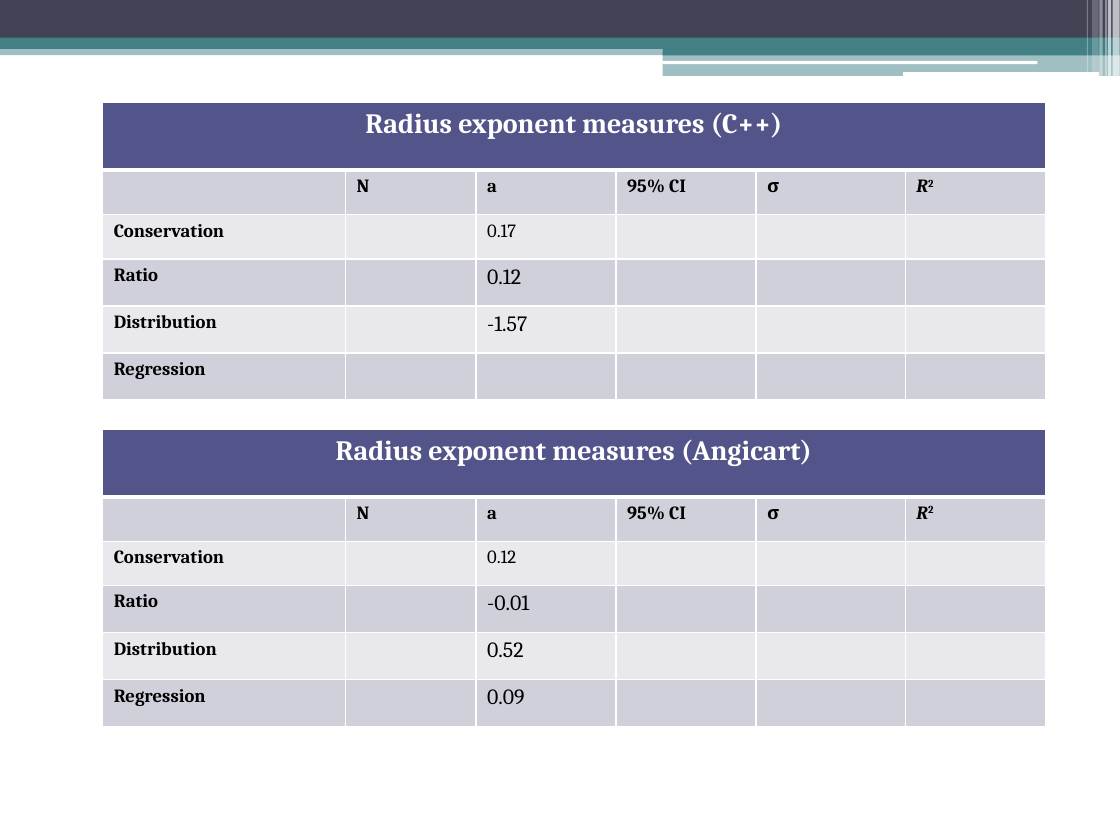
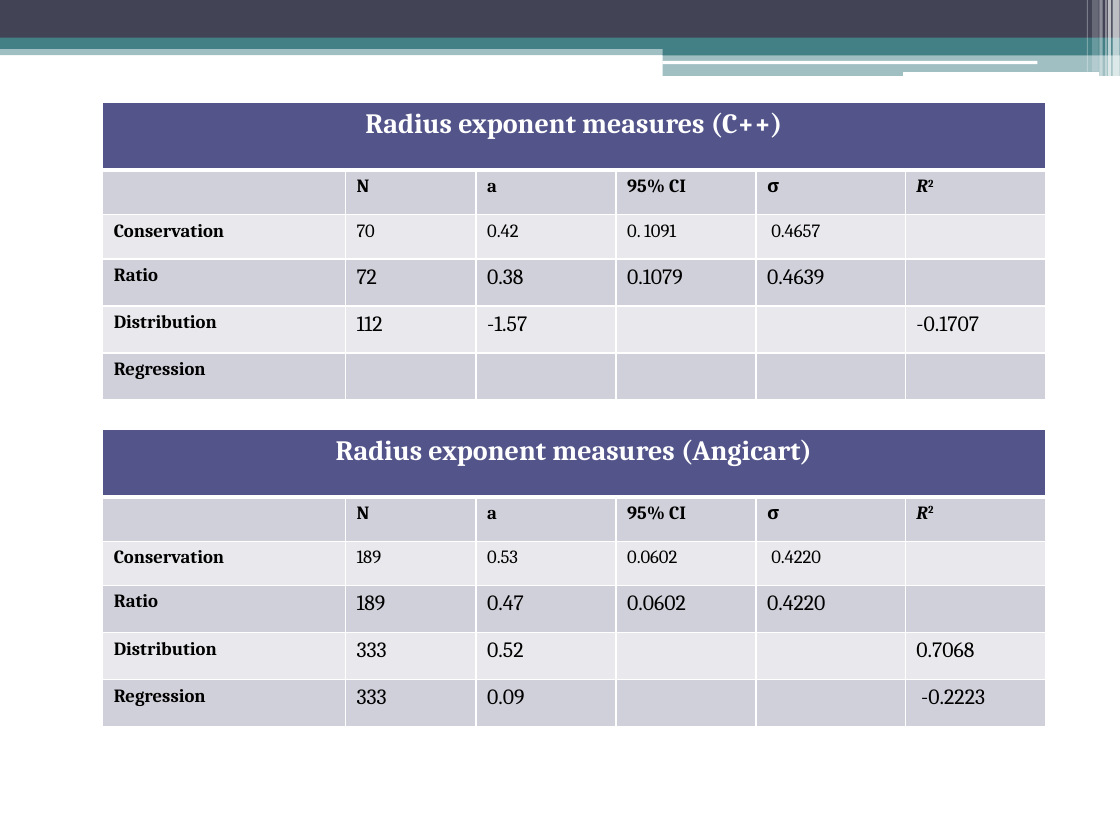
Before and after one commit to jocelynshen/angicart-biological-scaling, a slide deck: slide 6 of papers/ScalingExponentMethodsPresentation.pptx. Drawn at 1120x840 pixels with LibreOffice and Linux fonts; fonts in the diff are those of the drawing. Boxes give left, top, right and bottom in pixels: in the first picture for what was removed or moved away, otherwise in the second. Text is boxed around its words. In the diff, an @@ line names an element or a change of style, - is before the commit and + after.

```diff
--- a/papers/ScalingExponentMethodsPresentation.pptx
+++ b/papers/ScalingExponentMethodsPresentation.pptx
@@ table at (103,103,1046,401) @@
-row 3: Conservation |  | 0.17 |  |  | 
+row 3: Conservation | 70 | 0.42 | 0. 1091 | 0.4657 | 
-row 4: Ratio |  | 0.12 |  |  | 
+row 4: Ratio | 72 | 0.38 | 0.1079 | 0.4639 | 
-row 5, column 2: 
+row 5, column 2: 112
-row 5, column 6: 
+row 5, column 6: -0.1707
@@ table at (103,429,1046,727) @@
-row 3: Conservation |  | 0.12 |  |  | 
+row 3: Conservation | 189 | 0.53 | 0.0602 | 0.4220 | 
-row 4: Ratio |  | -0.01 |  |  | 
+row 4: Ratio | 189 | 0.47 | 0.0602 | 0.4220 | 
-row 5, column 2: 
+row 5, column 2: 333
-row 5, column 6: 
+row 5, column 6: 0.7068
-row 6, column 2: 
+row 6, column 2: 333
-row 6, column 6: 
+row 6, column 6: -0.2223
```
Also in this commit, not shown: 1 other slide changed, 26 other files.
